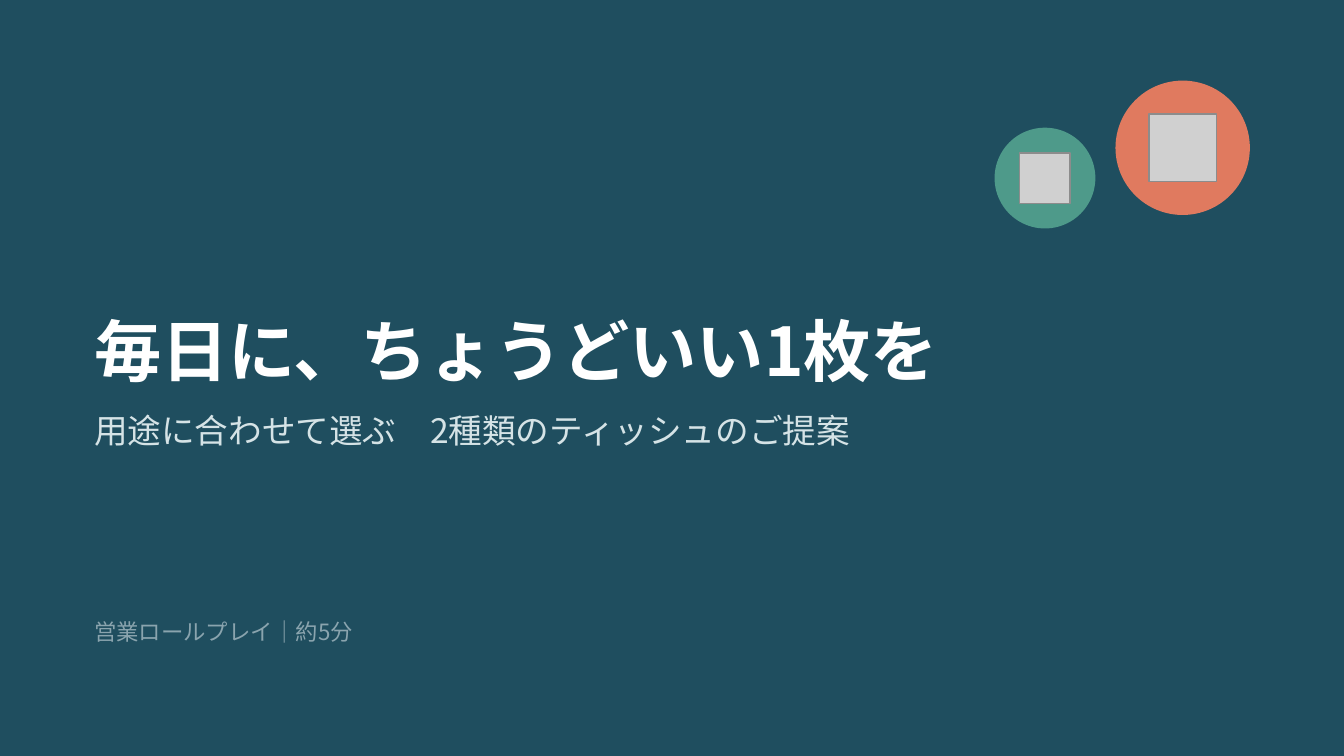
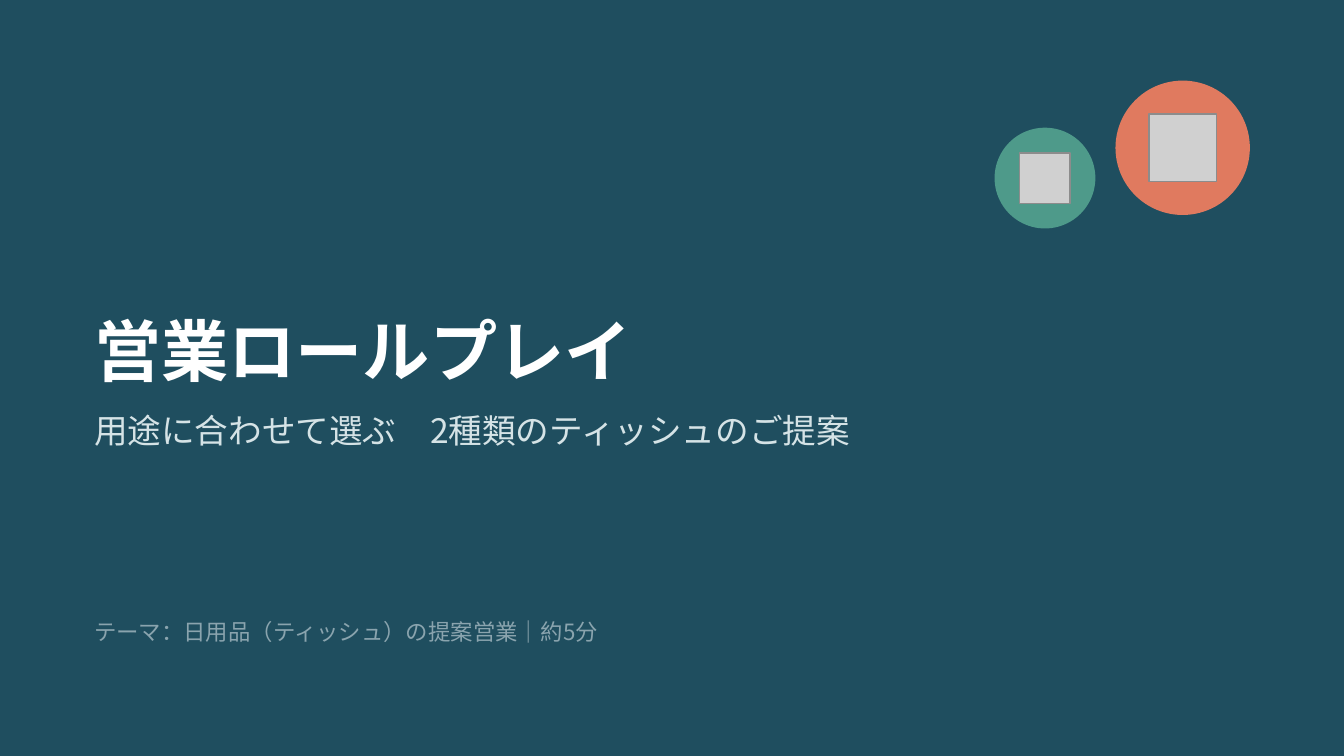
Before and after one commit to ha19870907-a11y/turbo-disco, a slide deck: slide 1 of tissue_sales_roleplay.pptx. Drawn at 1344x756 pixels with LibreOffice and Linux fonts; fonts in the diff are those of the drawing; grey boxes stand for pictures. Boxes give left, top, right and bottom in pixels: in the first picture for what was removed or moved away, otherwise in the second. Text is boxed around its words. In the diff, an @@ line names an element or a change of style, - is before the commit and + after.

```diff
--- a/tissue_sales_roleplay.pptx
+++ b/tissue_sales_roleplay.pptx
@@ title at (x1=94, y1=318, x2=632, y2=382): text changed @@
-毎日に、ちょうどいい1枚を
+営業ロールプレイ
@@ text at (x1=94, y1=620, x2=598, y2=643): text changed @@
-営業ロールプレイ｜約5分
+テーマ：日用品（ティッシュ）の提案営業｜約5分
```
Also in this commit, not shown: 1 other slide changed, 2 slides added.
